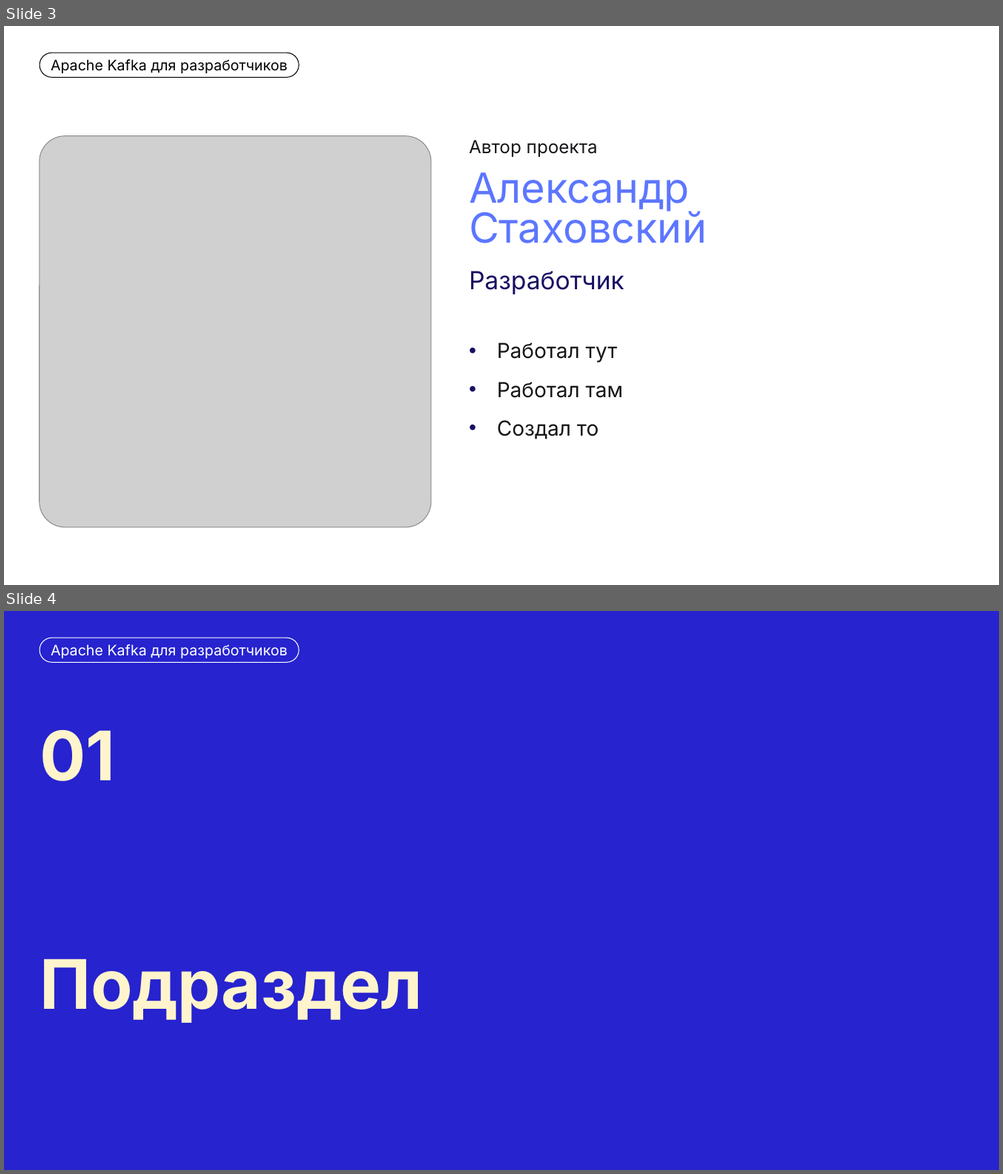
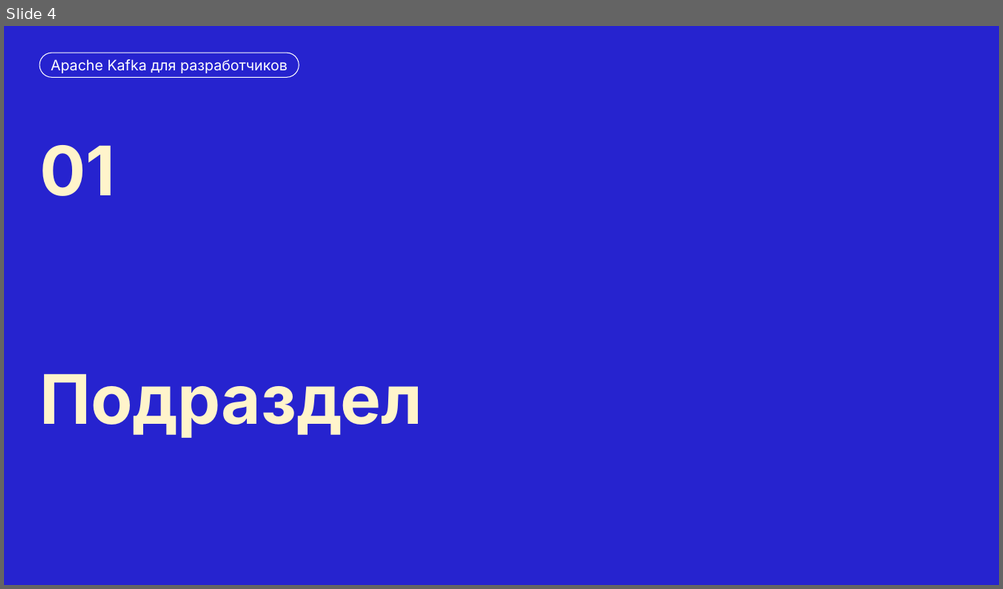
Before and after one commit to CoolGosha/kafka-for-devs-final-project, a slide deck: Защита проекта Кафка для разработчиков Гонтарь Роман.pptx. Shown one above the other, each under a label of ours: slides 3 and 4 before the commit, slide 4 after it. The pictures are 1003x1174 and 1003x589 pixels, drawn with LibreOffice and Linux fonts; fonts in the diff are those of the drawing; grey boxes stand for pictures; background and template pictures are left out. Boxes give left, top, right and bottom in pixels: in the first picture for what was removed or moved away, otherwise in the second. Text is boxed around its words. In the diff, an @@ line names an element or a change of style, - is before the commit and + after.

```diff
--- a/Защита проекта Кафка для разработчиков Гонтарь Роман.pptx
+++ b/Защита проекта Кафка для разработчиков Гонтарь Роман.pptx
@@ slide 3 removed at (x1=4, y1=26, x2=999, y2=585), background #FFFFFF @@
@@ rounded rectangle removed at (x1=40, y1=53, x2=299, y2=78) @@
-Apache Kafka для разработчиков
@@ picture removed at (x1=39, y1=136, x2=431, y2=528) @@
@@ text removed at (x1=469, y1=140, x2=706, y2=440) @@
-Автор проекта
-Александр
-Стаховский
-Разработчик
-• Работал тут
-• Работал там
-• Создал то
```
Also in this commit, not shown: 2 slides changed, 1 slide added, 1 other file.
